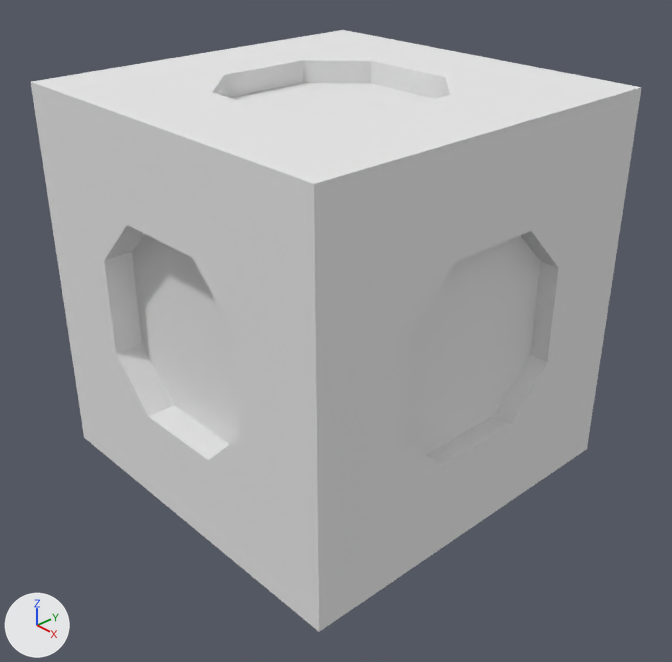
The Blender file Cube.blend as it was, and as the next commit left it.
The view is the same before and after, from a camera (50 mm lens) standing at (7.92, -7.26, 4.93) and looking at (0.09, -0.02, -0.67). The lights are fixed; the arrows at lower left show +X, +Y and +Z.
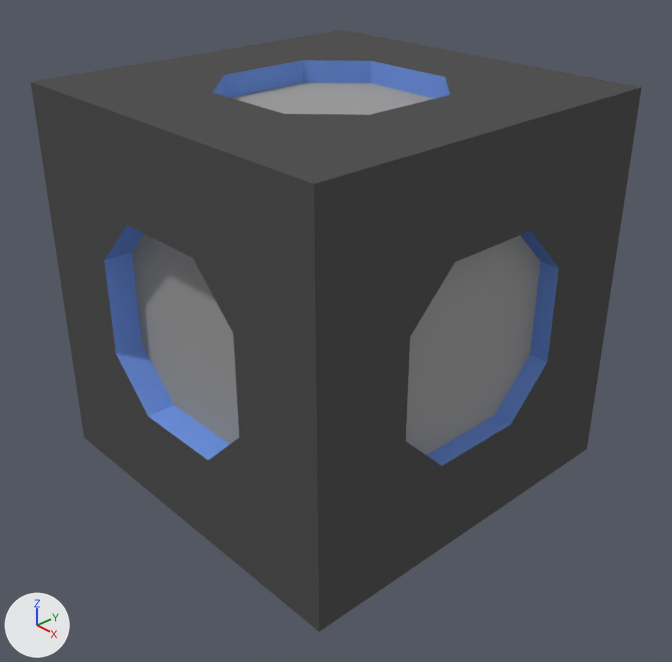
Boxes (x1, y1, x2, y2) around the edits, measured in the pictures (672 x 662 px):
'Cube', recoloured: (31, 30, 642, 632) in both
part 1 of me_cube, recoloured (grey to blue): (427, 231, 559, 466) in both
part 2 of me_cube, recoloured (white to blue): (213, 60, 450, 99) in both
part 3 of me_cube, recoloured (white to blue): (104, 225, 230, 460) in both
part 4 of me_cube, recoloured: (406, 236, 540, 455) in both
part 5 of me_cube, recoloured (white to grey): (231, 83, 434, 115) in both
part 6 of me_cube, recoloured: (132, 234, 239, 444) in both

What changed in the scene script:
```text
Change mat_material:
    mat_material.base_color: (0.8, 0.8, 0.8) -> (0.0871, 0.0871, 0.0871)  # white #e7e7e7 -> dark grey #535353
Add mat_material_001:
    mat_material_001 = diffuse_material('Material.001')
    mat_material_001.base_color = (0.179, 0.324, 0.8)  # blue #759ae7
Add mat_material_002:
    mat_material_002 = diffuse_material('Material.002')
    mat_material_002.base_color = (0.342, 0.342, 0.342)  # grey #9e9e9e
Change me_cube:
    where me_cube.from_pydata(...)  # 440 vertices, 426 faces; spans x -1.0..1.0, y -1.32..1.0, z -1.0..1.0
    used by ob_cube; location = (0.0, 0.0, 0.0); scale = (-2.47, -2.47, -2.47)
    me_cube part 1: all 12 faces centred in x -0.95, y -0.5..0.5, z -0.5..0.5 switch from mat_material (white #e7e7e7) to mat_material_001 (blue #759ae7)
    me_cube part 2: all 12 faces centred in x -0.5..0.5, y -0.5..0.5, z -0.94 switch from mat_material (white #e7e7e7) to mat_material_001 (blue #759ae7)
    me_cube part 3: all 12 faces centred in x -0.5..0.5, y 0.92, z -0.5..0.5 switch from mat_material (white #e7e7e7) to mat_material_001 (blue #759ae7)
    me_cube part 4: 2 of the faces centred in x -0.9..0.0, y 0.0, z 0.0..0.87 switch from mat_material (white #e7e7e7) to mat_material_002 (grey #9e9e9e)
    me_cube part 5: 2 of the faces centred in x 0.0..0.83, y 0.0, z -0.89..0.0 switch from mat_material (white #e7e7e7) to mat_material_002 (grey #9e9e9e)
    me_cube part 6: 1 of the faces centred in x 0.0, y 0.85, z 0.0 switch from mat_material (white #e7e7e7) to mat_material_002 (grey #9e9e9e)
```
